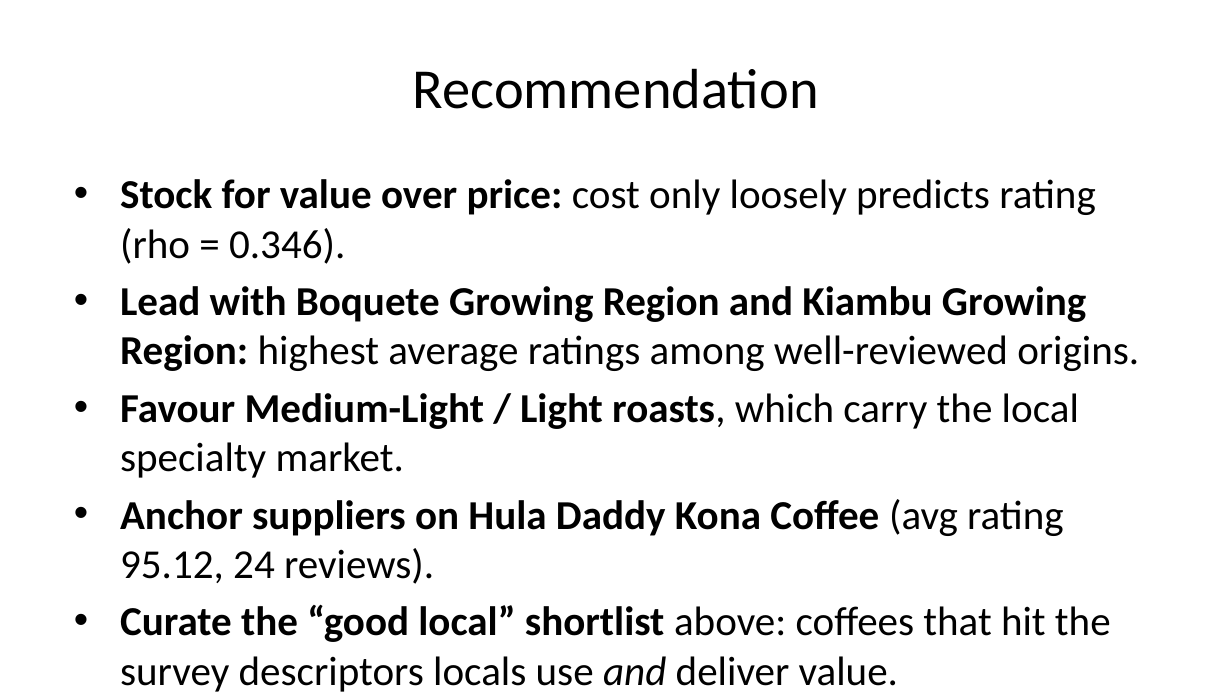
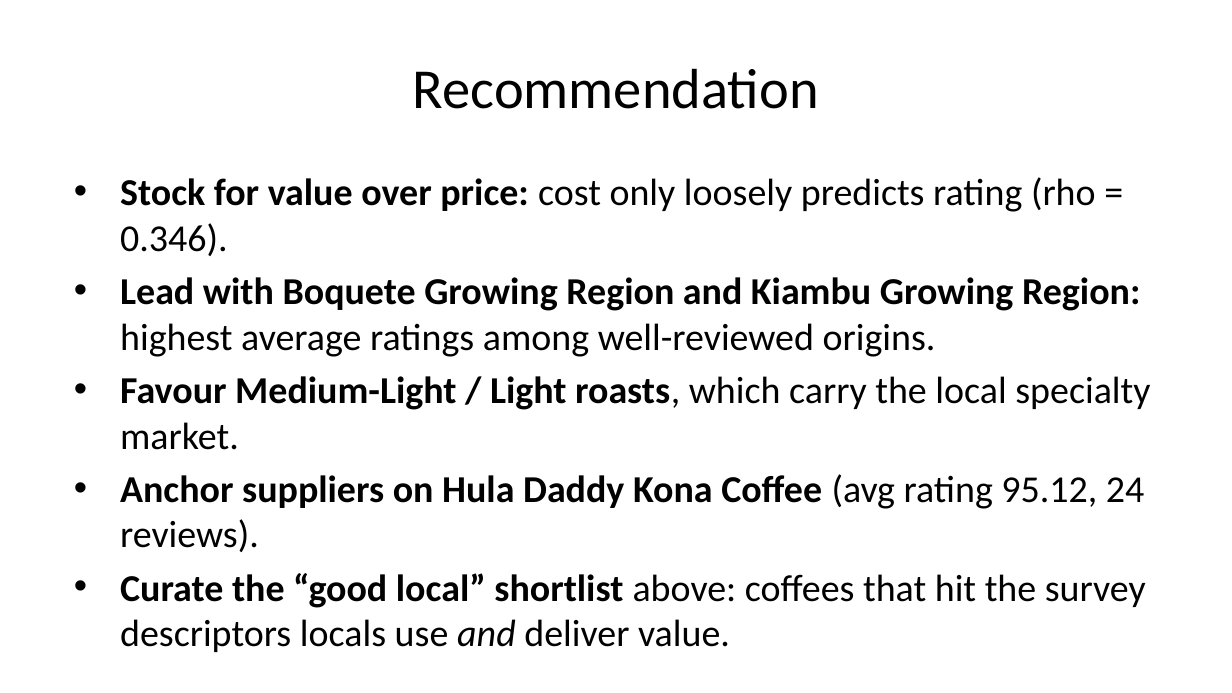
Before and after one commit to kimberleighknkosi/25052977, a slide deck: slide 11 of Question1_Coffee/Question1.pptx. Drawn at 1232x693 pixels with LibreOffice and Linux fonts; fonts in the diff are those of the drawing. Boxes give left, top, right and bottom in pixels: in the first picture for what was removed or moved away, otherwise in the second. Text is boxed around its words. In the diff, an @@ line names an element or a change of style, - is before the commit and + after.

```diff
--- a/Question1_Coffee/Question1.pptx
+++ b/Question1_Coffee/Question1.pptx
@@ text "Stock for value over price: ..." at [120,177,1150,608]: size 24 to 22.2 pt @@
```
Also in this commit, not shown: 3 other slides changed.
